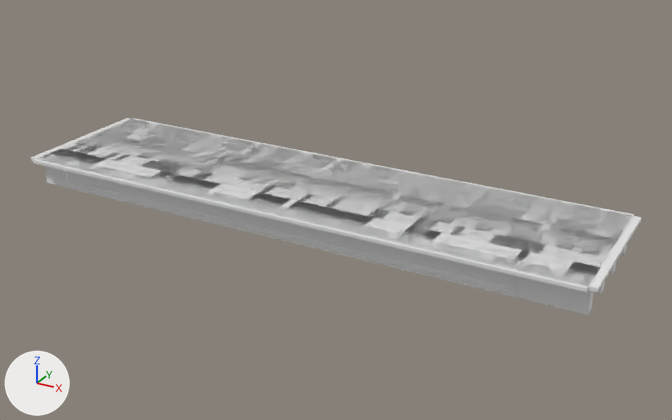
The OBJ model IFC/PSC/Mumbai/Sup_Str/M_40_2L_OF_P/model.obj: old version first, new version second.
The view is the same before and after, from a 50 mm camera at (49.3, -45.7, 23.6) aimed at (21.6, 4.7, -1.6). Lighting does not change. The marker at lower left points along +X, +Y and +Z. The first picture is the older version. Where no turn or scale is listed for an object, it has been applied to the vertices. Vertices at exactly the same position are counted once.

The first picture shows 'model'.
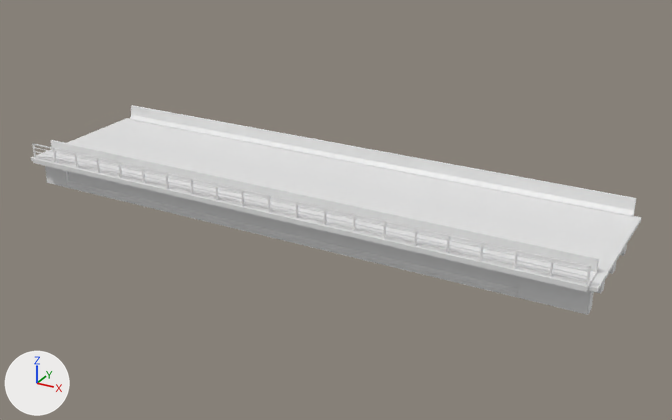
Pixel boxes (x1, y1, x2, y2) of what changed, in the pictures (672 x 420 px):
'model', reshaped (7% taller): before (31, 118, 642, 315); after (31, 105, 642, 315)
part 1 of me_model, added: after (353, 214, 356, 232)
part 2 of me_model, added: after (480, 242, 483, 261)
part 3 of me_model, added: after (514, 250, 518, 269)
part 4 of me_model, added: after (550, 258, 554, 277)
part 5 of me_model, added: after (586, 267, 591, 285)
part 6 of me_model, added: after (34, 144, 591, 268)
part 7 of me_model, added: after (35, 155, 587, 282)
part 8 of me_model, added: after (35, 151, 587, 277)
part 9 of me_model, added: after (34, 147, 588, 272)
part 10 of me_model, added: after (33, 105, 636, 288)

Diff of the bpy script that builds the scene:
```diff
--- a/IFC/PSC/Mumbai/Sup_Str/M_40_2L_OF_P/model.obj.py
+++ b/IFC/PSC/Mumbai/Sup_Str/M_40_2L_OF_P/model.obj.py
@@ me_model @@
 # used by ob_model
-me_model.from_pydata(...)  # 7978 vertices, 24228 faces; spans x -0.5..40.5, y -1.1..9.9, z -2.1..0.0
+me_model.from_pydata(...)  # 8212 vertices, 24584 faces; spans x -0.5..40.5, y -1.1..9.9, z -2.1..1.2
+# me_model part 1: a new loose piece, a box spanning x 25.93..26.03, y -0.99..-0.89, z 0.1..1.2
+# me_model part 2: a new loose piece, a box spanning x 33.915..34.015, y -0.988..-0.887, z 0.1..1.2
+# me_model part 3: a new loose piece, a box spanning x 35.91..36.01, y -0.988..-0.887, z 0.1..1.2
+# me_model part 4: a new loose piece, a box spanning x 37.9..38.01, y -0.99..-0.89, z 0.1..1.2
+# me_model part 5: a new loose piece, a box spanning x 39.9..40.0, y -0.988..-0.887, z 0.1..1.2
+# me_model part 6: a new loose piece, a box spanning x 0.0..40.0, y -0.977..-0.897, z 1.12..1.2
+# me_model part 7: a new loose piece, a box spanning x 0.0..40.0, y -0.962..-0.913, z 0.275..0.325
+# me_model part 8: a new loose piece, a box spanning x 0.0..40.0, y -0.962..-0.912, z 0.575..0.625
+# me_model part 9: a new loose piece, a box spanning x 0.0..40.0, y -0.962..-0.912, z 0.875..0.925
+# me_model part 10
+# 17 vertices are added at x 0.0, y -1.1..9.9, z 0.0..1.1
+# 17 new vertices lie (40.0, 0.0, 0.0) away from vertices in x 0.0, y -1.1..9.9, z 0.0..1.1
+# 56 new faces join them
+# other edits to the shape of me_model do not show in these pictures
```
